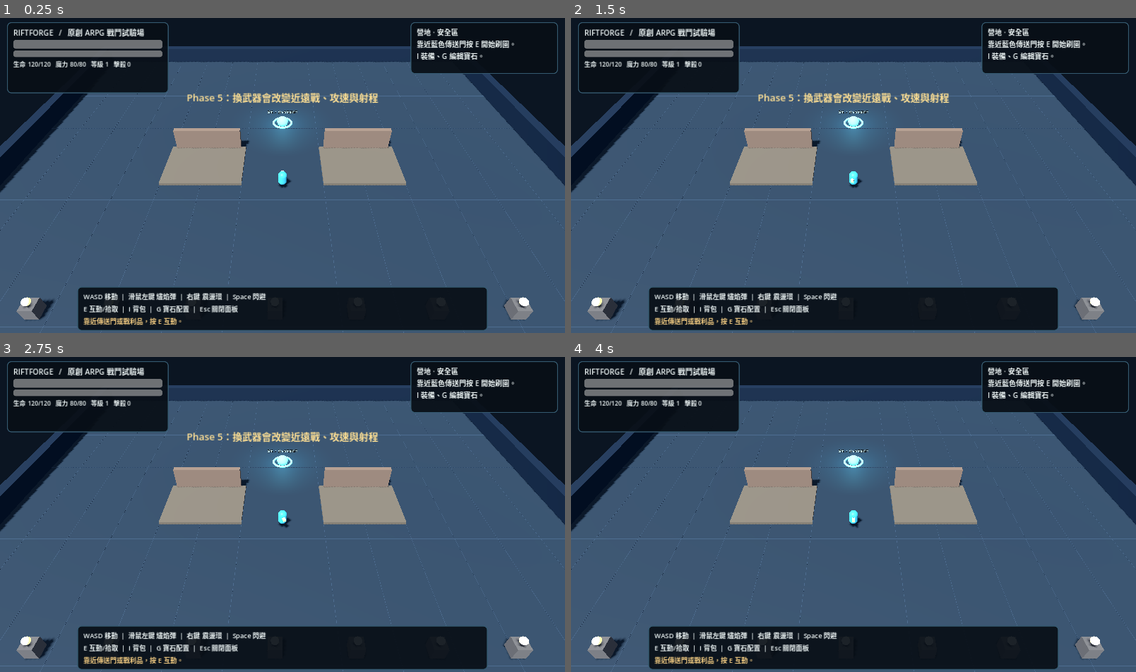
Above: before the commit, frames 1-4 (two rows, left to right).
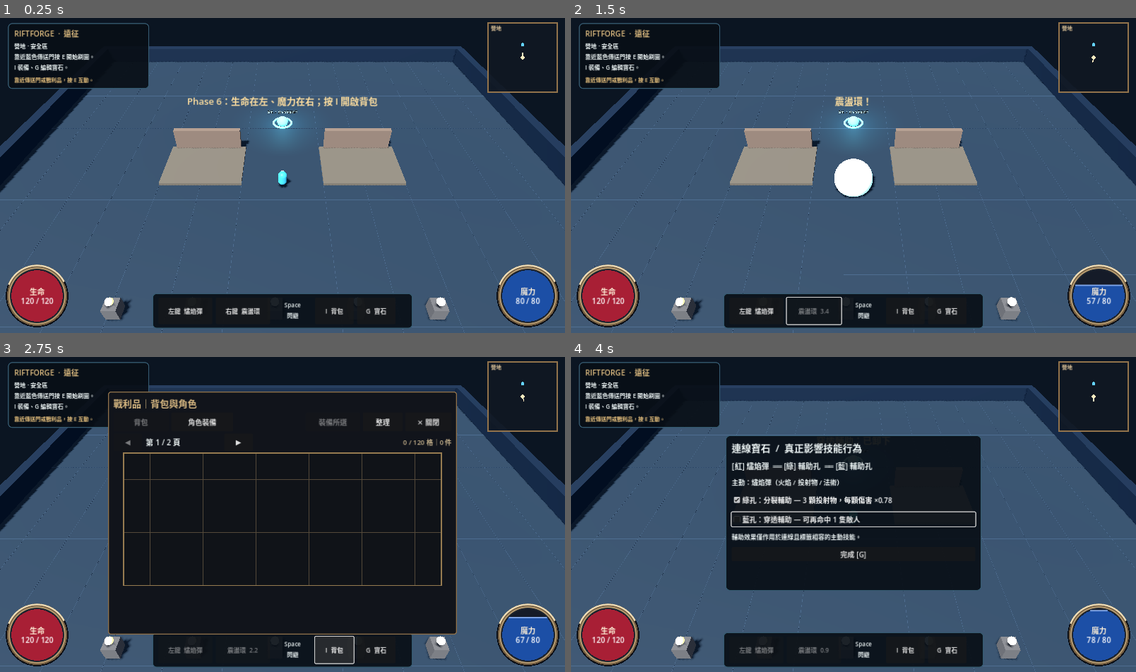
Above: after the commit, the same moments.

Repository: Lucypigr/Riftforge-Godot
Game: Godot game, scene res://scenes/main.tscn
The game is run twice, just before and just after one commit, with the same random seed, the same clock (stepped at 60 frames per second) and the same inputs.
Inputs (mouse positions are in pixels of both pictures, inside the frame that each line leads up to):
- Up to frame 1 (0.25 s): no input
- Up to frame 2 (1.5 s): click (757, 310) at 0.5 s, where only the run after the commit has a clickable "左鍵 燼焰彈"; click (813, 310) at 1.25 s, where only the run after the commit has a clickable "右鍵 震盪環"
- Up to frame 3 (2.75 s): click (333, 649) at 2 s, where only the run after the commit has a clickable "I 背包"
- Up to frame 4 (4 s): click (949, 649) at 2.75 s, where only the run after the commit has a clickable "G 寶石"; click (853, 520) at 3.5 s, where only the run after the commit has a clickable "藍孔：穿透輔助 — 可再命中 1 隻敵人"

The runs differ from the first frame. In frame 1, 16% of the frame differs, in the area x 1-99%, y 1-100%; in frame 2, 16%; in frame 3, 57%; in frame 4, 36%.

Commit message:
Phase 6: run the HUD-adapted game and phone controller in the isolated preview

Diff:
--- a/scenes/main.tscn
+++ b/scenes/main.tscn
@@ -1,7 +1,7 @@
 [gd_scene load_steps=4 format=3]
 
-[ext_resource type="Script" path="res://scripts/phase3_game.gd" id="2_mobile_game"]
-[ext_resource type="Script" path="res://scripts/phase3_mobile_controls.gd" id="3_mobile_controls"]
+[ext_resource type="Script" path="res://scripts/phase6_game.gd" id="2_mobile_game"]
+[ext_resource type="Script" path="res://scripts/phase6_mobile_controls.gd" id="3_mobile_controls"]
 [ext_resource type="Script" path="res://scripts/mobile_status.gd" id="4_mobile_status"]
 
 [node name="Riftforge" type="Node3D"]
